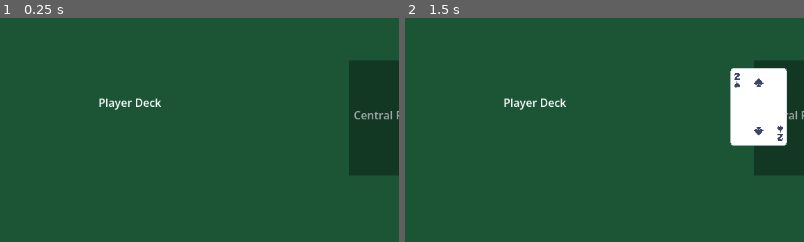
Above: before the commit, frames 1-2 (left to right).
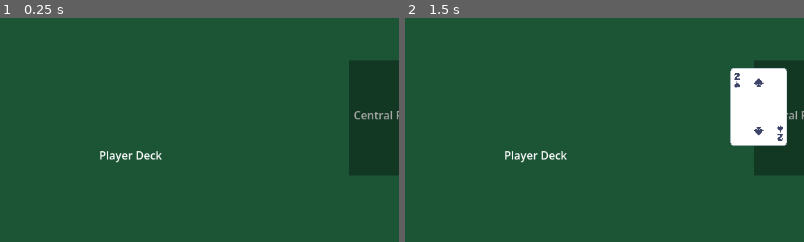
Above: after the commit, the same moments.

Repository: spicywheatbread/art-of-egyptian-war
Game: Godot game, scene res://Assets/Scenes/GameObjects/test.tscn
Two runs of this game, one before a commit and one after it. Both use one fixed random seed, a clock stepped at 60 frames per second and the inputs below. This scene is started directly instead of the project's main scene.
Inputs:
- Up to frame 1 (0.25 s): no input
- Up to frame 2 (1.5 s): click "Add a 2 :P" at 0.5 s; click "Add a 2 :P" at 1.25 s
The pictures show only the part of the screen within x 0-50%, y 29-78%; the shares and areas given below are measured in that part.

The runs differ from the first frame. In frame 1, 0.7% of the frame differs, in the area x 24-41%, y 35-65%; in frame 2, 0.7%.

Commit message:
Add usernames to deck labels

Diff:
--- a/Assets/Scenes/GameObjects/player.tscn
+++ b/Assets/Scenes/GameObjects/player.tscn
@@ -14,15 +14,15 @@
 [node name="Area2D" type="Area2D" parent="." unique_id=484140159]
 
 [node name="CollisionShape2D" type="CollisionShape2D" parent="Area2D" unique_id=1145284744]
-position = Vector2(-5, -3)
 shape = SubResource("RectangleShape2D_yga71")
 
 [node name="Label" type="Label" parent="." unique_id=1458556156]
-offset_left = -47.155
-offset_top = -13.16
-offset_right = 48.845
-offset_bottom = 9.84
+offset_left = -68.0
+offset_top = 63.000004
+offset_right = 67.0
+offset_bottom = 90.0
 text = "Player Deck"
+horizontal_alignment = 1
 
 [node name="Cards" type="Node2D" parent="." unique_id=1155625537]
 
--- a/Assets/Scripts/main_game.gd
+++ b/Assets/Scripts/main_game.gd
@@ -29,14 +29,18 @@
 	var last_action = state["lastAction"]
 	var players = state["players"]
 
+	# Setup game and cards
 	if last_action["type"] == "startGame":
-		for player in players:
-			for i in range(player["hand_count"]):
-				var new_card = card_tscn.instantiate()
-				new_card.setup_blank()
-				var node = username2node[player["username"]] as Player
-				node.add_card(new_card)
-				node.set_card_positions()
+		shuffle_on_start(players)
+
+func shuffle_on_start(players):
+	for player in players:
+		for i in range(player["hand_count"]):
+			var new_card = card_tscn.instantiate()
+			new_card.setup_blank()
+			var node = username2node[player["username"]] as Player
+			node.add_card(new_card)
+			node.set_card_positions()
 
 # Load lobby state
 func _on_lobby_state(payload: Dictionary):
@@ -59,18 +63,20 @@
 		var username = player["username"]
 		if username == Globals.username:
 			username2node[username] = $Players/P1
-			username2node[username].player_username = player["username"]
-			username2node[username].visible = true
-			username2node[username].process_mode = Node.PROCESS_MODE_ALWAYS
+			setup_player(username)
 		else:
 			username2node[username] = $Players.get_child(player_count)
-			username2node[username].player_username = player["username"]
-			username2node[username].visible = true
-			username2node[username].process_mode = Node.PROCESS_MODE_ALWAYS
+			setup_player(username)
 			player_count += 1
 
 	# Enable start button with enough players (>2)
 	$"Start Game".disabled = lobby["players"].size() < 2
+
+# Sets up and displays the player node
+func setup_player(username : String) -> void:
+	username2node[username].set_player_username(username)
+	username2node[username].visible = true
+	username2node[username].process_mode = Node.PROCESS_MODE_ALWAYS
 
 func _on_play_button_pressed():
 	NetworkClient.play_card()
--- a/Assets/Scripts/player.gd
+++ b/Assets/Scripts/player.gd
@@ -1,7 +1,7 @@
 class_name Player extends Pile
 
 @export var card_tscn: PackedScene
-var player_username : String = "uninitialized"
+var player_username : String = "Player"
 var cards = []
 
 #const OFFSET = Vector2(0, -0.5) # vertical pile look
@@ -25,3 +25,7 @@
 
 func get_top_position():
 	return ($Cards.get_child_count() - 1) * OFFSET
+
+func set_player_username(username : String) -> void:
+	player_username = username
+	$Label.text = username
